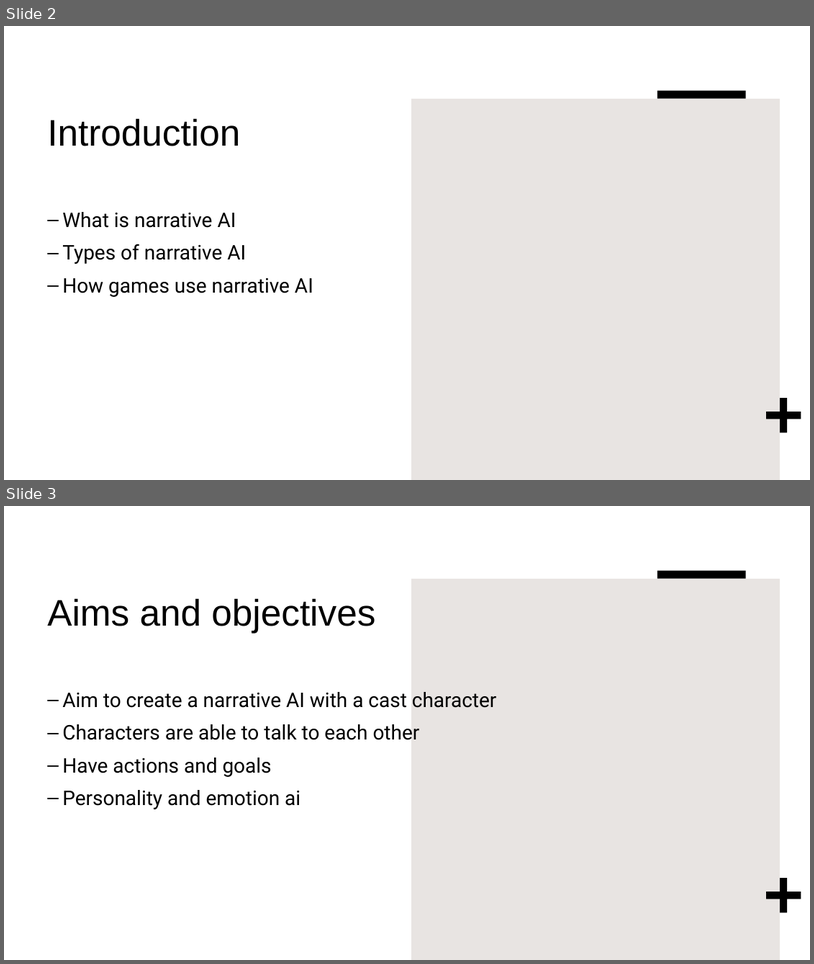
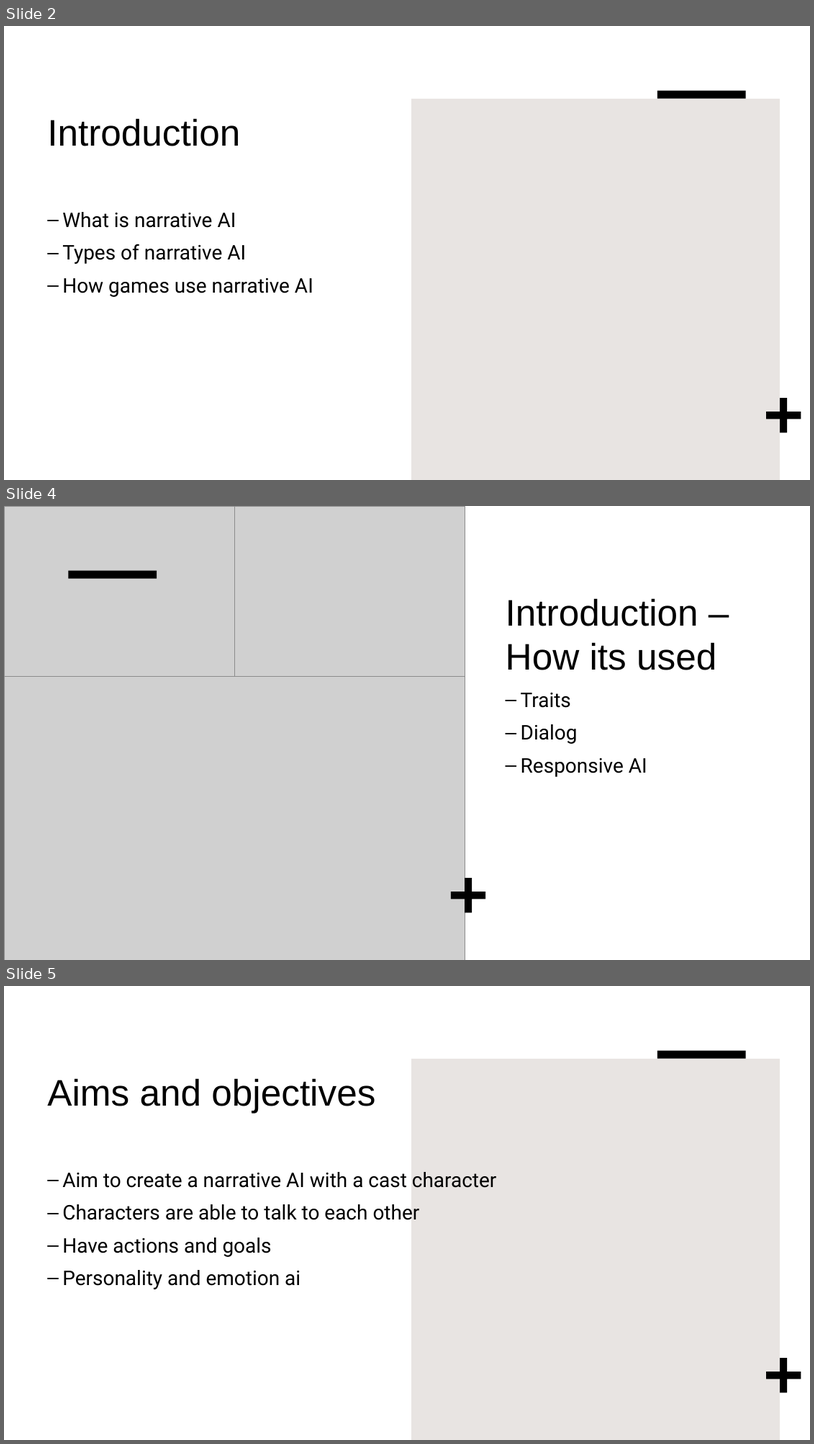
Before and after one commit to IsaacdmDunn/FYP-Bsc, a slide deck: Narrative AI Generation.pptx. Shown one above the other, each under a label of ours: slides 2 and 3 before the commit, slides 2, 4 and 5 after it; the slides between them are not shown. The pictures are 814x964 and 814x1444 pixels, drawn with LibreOffice and Linux fonts; fonts in the diff are those of the drawing; grey boxes stand for pictures. Boxes give left, top, right and bottom in pixels: in the first picture for what was removed or moved away, otherwise in the second. Text is boxed around its words. In the diff, an @@ line names an element or a change of style, - is before the commit and + after.

```diff
--- a/Narrative AI Generation.pptx
+++ b/Narrative AI Generation.pptx
@@ slide 4 added at (4,506,810,960), background #FFFFFF; not listed: 1 template element that a slide beside it also shows @@
@@ rectangle added at (4,506,810,960), fill #FFFFFF @@
@@ picture added at (4,506,234,676) @@
@@ picture added at (234,506,465,676) @@
@@ rectangle added at (68,571,157,579), fill #000000 @@
@@ title added at (506,598,717,670), 44 pt, text #000000 @@
+Introduction –How its used
@@ picture added at (4,676,465,960) @@
@@ text added at (521,692,648,777), 24 pt, text #000000 @@
+– Traits
+– Dialog
+– Responsive AI
@@ plus added at (451,878,486,912), fill #000000 @@
@@ what was slide 3 is now slide 5 @@
```
Also in this commit, not shown: 4 slides changed, 6 other slides added, 3 slides removed.
